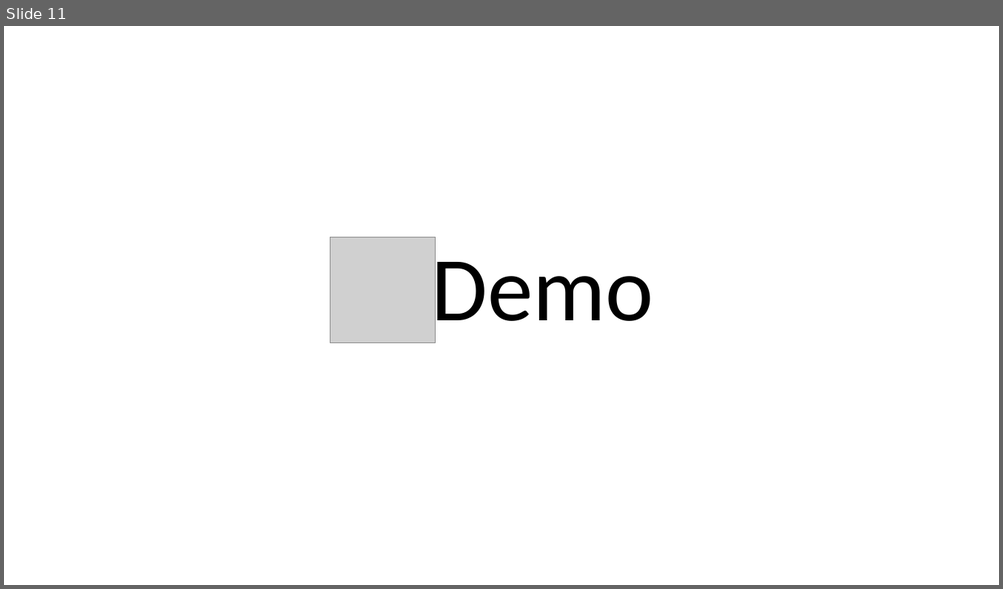
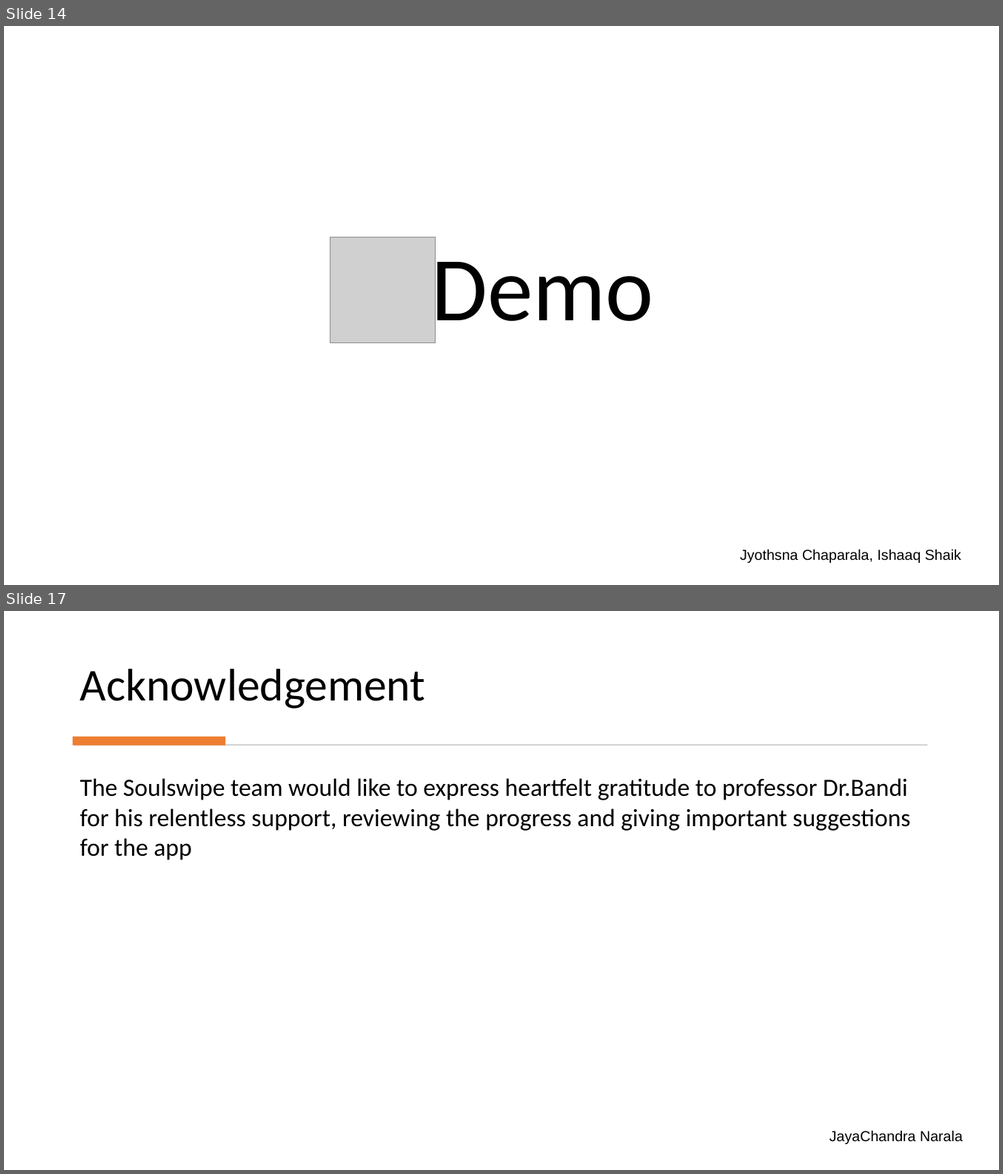
Before and after one commit to JyothsnaCh0831/SoulSwipe, a slide deck: SoulSwipe.pptx. Shown one above the other, each under a label of ours: slide 11 before the commit, slides 14 and 17 after it; the slides between them are not shown. The pictures are 1003x589 and 1003x1174 pixels, drawn with LibreOffice and Linux fonts; fonts in the diff are those of the drawing; grey boxes stand for pictures. Boxes give left, top, right and bottom in pixels: in the first picture for what was removed or moved away, otherwise in the second. Text is boxed around its words. In the diff, an @@ line names an element or a change of style, - is before the commit and + after.

```diff
--- a/SoulSwipe.pptx
+++ b/SoulSwipe.pptx
@@ slide 17 added at bbox=[4, 611, 999, 1170], background #FFFFFF @@
@@ title added at bbox=[80, 669, 426, 709], 44 pt, text #000000 @@
+Acknowledgement
@@ rectangle added at bbox=[73, 736, 225, 745], fill #ED7D31 @@
@@ rectangle added at bbox=[75, 744, 928, 746], fill #D5D5D5 @@
@@ text added at bbox=[80, 778, 910, 860], 24 pt, text #000000 @@
+The Soulswipe team would like to express heartfelt gratitude to professor Dr.Bandi for his relentless support, reviewing the progress and giving important suggestions for the app
@@ text added at bbox=[829, 1130, 962, 1145], 14 pt, text #000000 @@
+JayaChandra Narala
@@ what was slide 11 is now slide 14 @@
@@ slide 14 changed as well @@
@@ text added at bbox=[740, 549, 961, 563], 14 pt, text #000000 @@
+Jyothsna Chaparala, Ishaaq Shaik
```
Also in this commit, not shown: 9 other slides changed, 7 other slides added, 5 slides removed.
